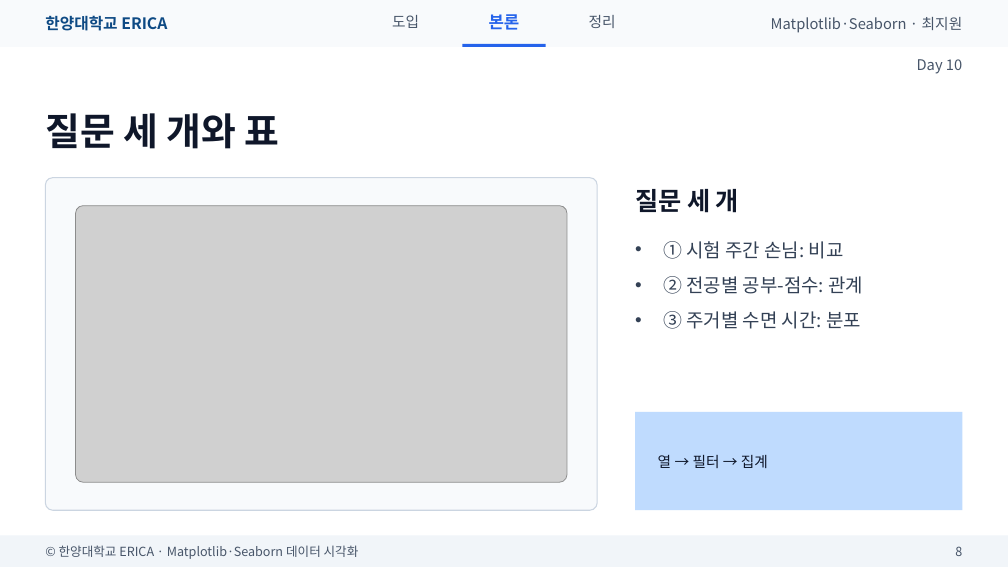
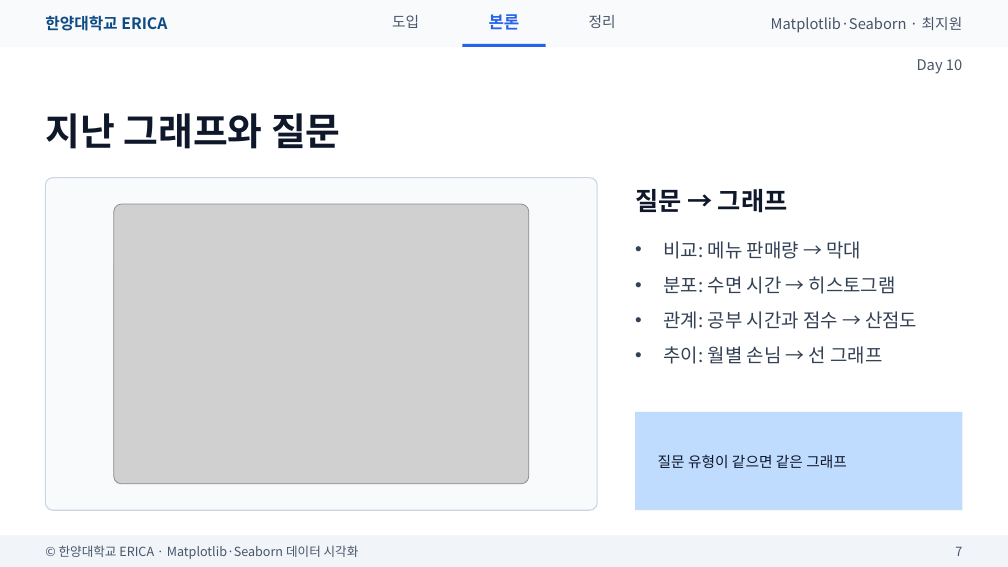
Before and after one commit to wonguwon/generate_lesson, a slide deck: slide 7 of materials/matplotlib-seaborn/ppt/Day10/Day10_미니프로젝트.pptx (slide 8 before the commit). Drawn at 1008x567 pixels with LibreOffice and Linux fonts; fonts in the diff are those of the drawing; grey boxes stand for pictures. Boxes give left, top, right and bottom in pixels: in the first picture for what was removed or moved away, otherwise in the second. Text is boxed around its words. In the diff, an @@ line names an element or a change of style, - is before the commit and + after.

```diff
--- a/materials/matplotlib-seaborn/ppt/Day10/Day10_미니프로젝트.pptx
+++ b/materials/matplotlib-seaborn/ppt/Day10/Day10_미니프로젝트.pptx
@@ title at (45, 113, 341, 149): text changed @@
-질문 세 개와 표
+지난 그래프와 질문
@@ picture: place and size @@
-picture at (76, 206, 567, 482)
+picture at (114, 204, 529, 484)
@@ text at (635, 189, 788, 213): text changed @@
-질문 세 개
+질문 → 그래프
@@ text at (663, 241, 917, 364): text changed @@
-• ① 시험 주간 손님: 비교
-• ② 전공별 공부-점수: 관계
-• ③ 주거별 수면 시간: 분포
+• 비교: 메뉴 판매량 → 막대
+• 분포: 수면 시간 → 히스토그램
+• 관계: 공부 시간과 점수 → 산점도
+• 추이: 월별 손님 → 선 그래프
@@ text at (658, 455, 847, 468): text changed @@
-열 → 필터 → 집계
+질문 유형이 같으면 같은 그래프
@@ text at (955, 547, 962, 556): text changed @@
-8
+7
```
Also in this commit, not shown: 13 other slides changed, 1 slide added, 4 slides removed, 3 other files.
